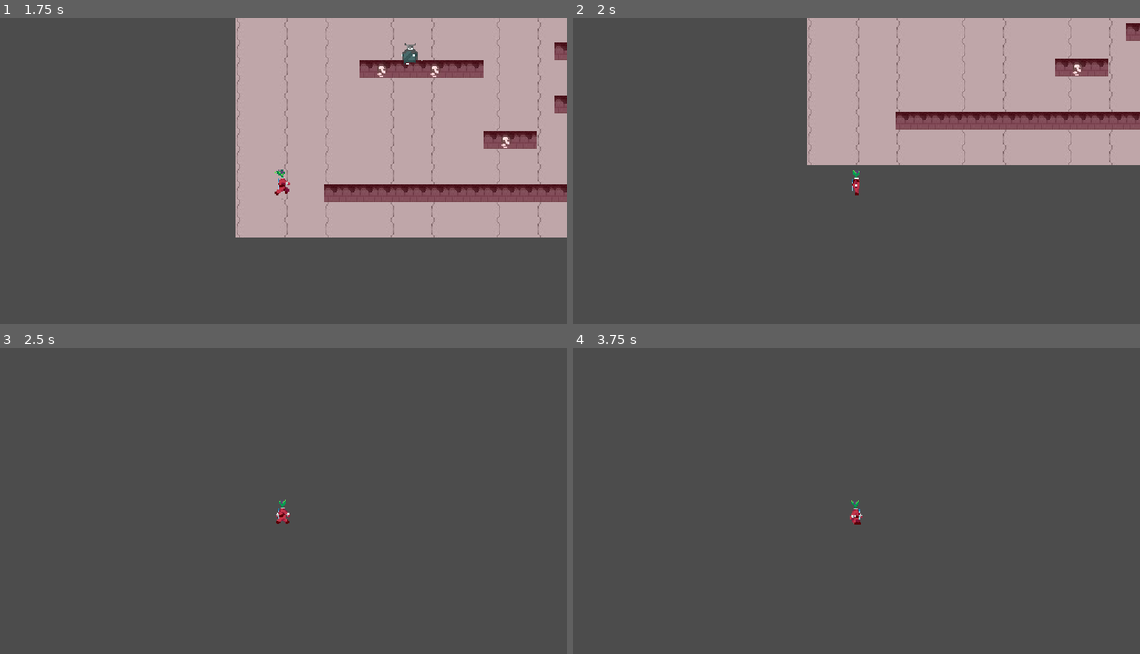
Above: before the commit, frames 1-4 (two rows, left to right).
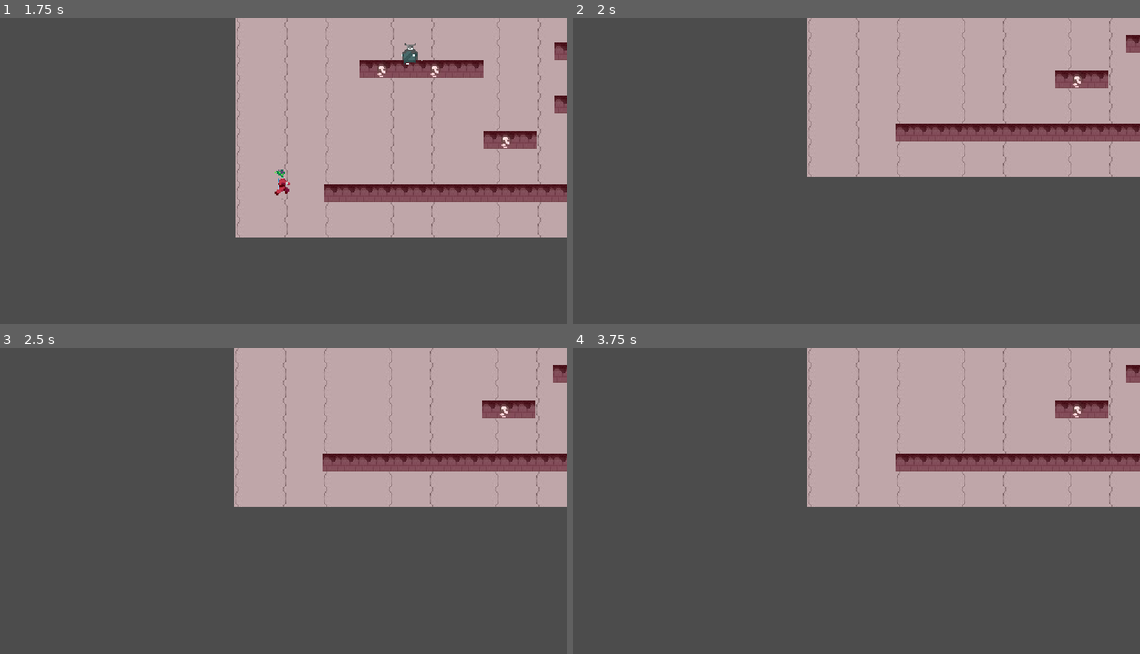
Above: after the commit, the same moments.

Repository: aayushrh/pikmin-Idea
Game: Godot game, scene res://World/Node2D.tscn
The game is run twice, just before and just after one commit, with the same random seed, the same clock (stepped at 60 frames per second) and the same inputs.
Inputs (mouse positions are in pixels of both pictures, inside the frame that each line leads up to):
- Up to frame 1 (1.75 s): move the mouse to (408, 167) at 0.52 s; hold D (game_right) 0.53-1.28 s; click (408, 167) at 0.6 s; move the mouse to (170, 201) at 1.27 s; hold S (game_down) from 1.28 s (still down); tap Space (dash) at 1.35 s
- Up to frame 2 (2 s): keep holding S (game_down)
- Up to frame 3 (2.5 s): move the mouse to (340, 439) at 2.02 s; release S (game_down) at 2.03 s; hold D (game_right) from 2.03 s (still down); right-click (340, 439) at 2.1 s
- Up to frame 4 (3.75 s): move the mouse to (828, 580) at 2.77 s; release D (game_right) at 2.78 s; hold W (game_up) 2.78-3.53 s; tap - (zoom_in) at 2.85 s; tap Enter at 3.5 s; move the mouse to (1026, 565) at 3.52 s; hold A (game_left) from 3.53 s (still down); tap = (zoom_out) at 3.6 s

Frame 1 is identical in both runs. In frame 2, 8.2% of the frame differs, in the area x 41-100%, y 0-58%; in frame 3, 31%; in frame 4, 31%.
Error after the commit: Invalid get index 'global_position' (on base: 'previously freed instance'). (res://Enemies/Enemy.gd:46)

Commit message:
Deathbox

Diff:
--- /dev/null
+++ b/World/Deathbox.gd
@@ -0,0 +1,17 @@
+extends Node2D
+
+
+# Declare member variables here. Examples:
+# var a = 2
+# var b = "text"
+
+
+# Called when the node enters the scene tree for the first time.
+func _ready():
+	pass # Replace with function body.
+func _on_Area2D_body_entered(body):
+	body.queue_free()
+
+# Called every frame. 'delta' is the elapsed time since the previous frame.
+#func _process(delta):
+#	pass
--- /dev/null
+++ b/World/Deathbox.tscn
@@ -0,0 +1,26 @@
+[gd_scene load_steps=3 format=2]
+
+[ext_resource path="res://World/Deathbox.gd" type="Script" id=1]
+
+[sub_resource type="RectangleShape2D" id=1]
+extents = Vector2( 1000, 24 )
+
+[node name="Deathbox" type="Node2D"]
+script = ExtResource( 1 )
+
+[node name="ColorRect" type="ColorRect" parent="."]
+margin_left = -16.0
+margin_top = -16.0
+margin_right = 16.0
+margin_bottom = 16.0
+color = Color( 1, 1, 1, 0 )
+
+[node name="Area2D" type="Area2D" parent="."]
+collision_layer = 2
+collision_mask = 2
+
+[node name="CollisionShape2D" type="CollisionShape2D" parent="Area2D"]
+position = Vector2( 152, 8 )
+shape = SubResource( 1 )
+
+[connection signal="body_entered" from="Area2D" to="." method="_on_Area2D_body_entered"]
--- a/World/Node2D.tscn
+++ b/World/Node2D.tscn
@@ -1,9 +1,10 @@
-[gd_scene load_steps=5 format=2]
+[gd_scene load_steps=6 format=2]
 
 [ext_resource path="res://Player/Player.tscn" type="PackedScene" id=1]
 [ext_resource path="res://World/Camera2D.gd" type="Script" id=2]
 [ext_resource path="res://Enemies/Enemy.tscn" type="PackedScene" id=3]
 [ext_resource path="res://World/TileSet.tres" type="TileSet" id=4]
+[ext_resource path="res://World/Deathbox.tscn" type="PackedScene" id=5]
 
 [node name="Node2D" type="Node2D"]
 
@@ -44,3 +45,6 @@
 scale = Vector2( 0.998661, 1 )
 ACCELERATION = 1000
 MAX_SPEED = 200
+
+[node name="Deathbox" parent="." instance=ExtResource( 5 )]
+position = Vector2( 192, -384 )
